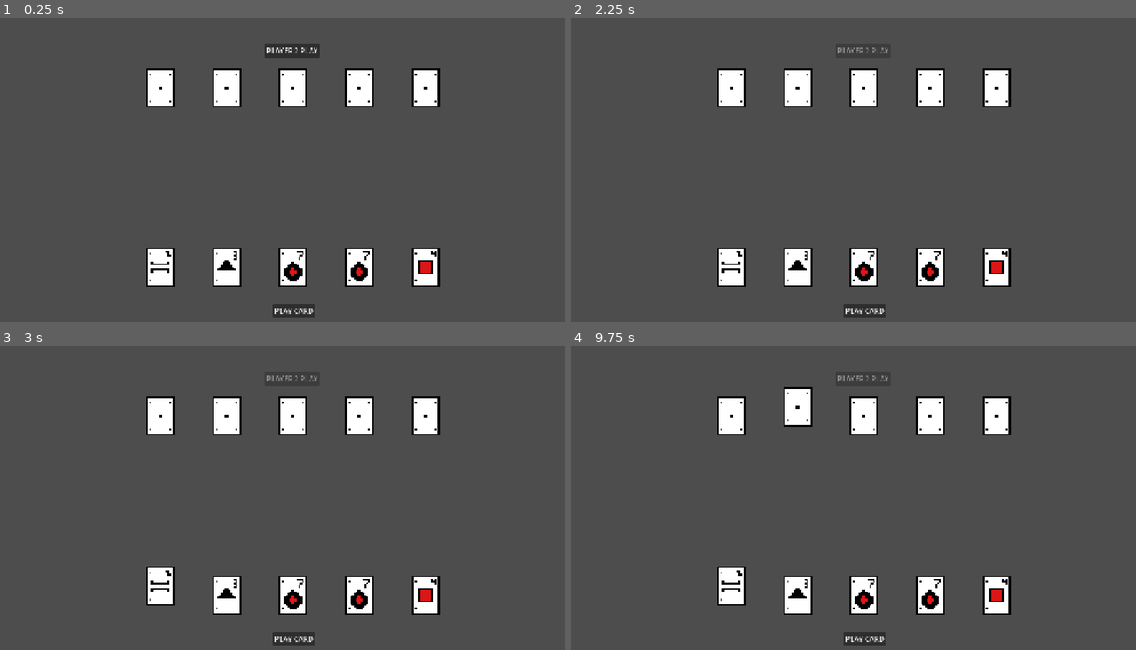
Above: before the commit, frames 1-4 (two rows, left to right).
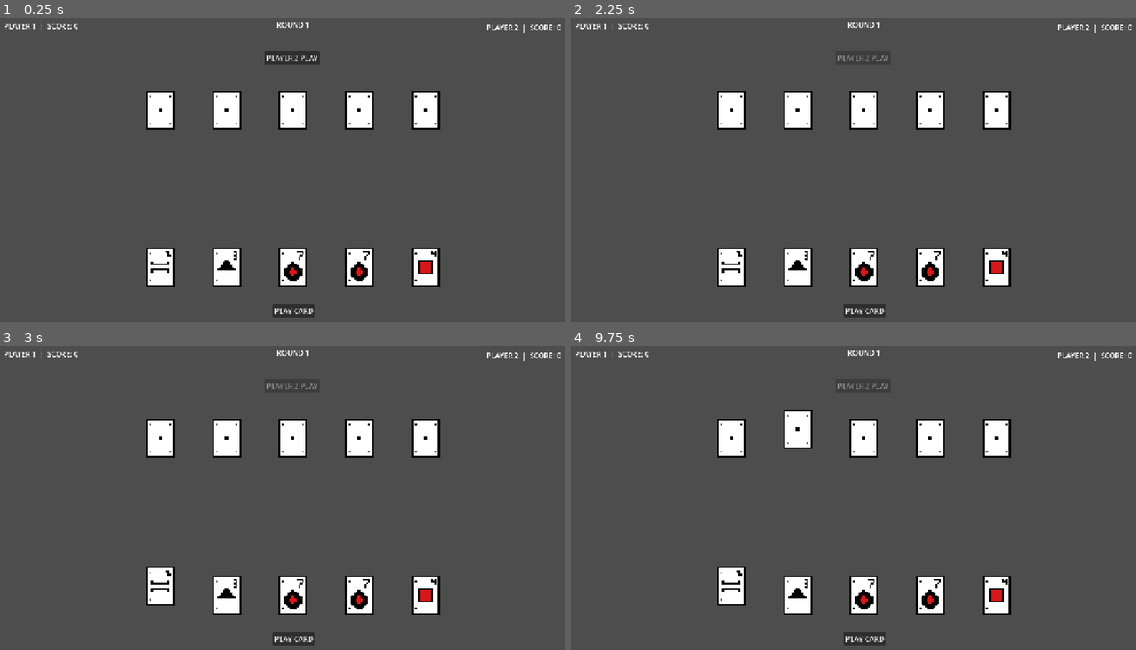
Above: after the commit, the same moments.

Repository: me-intenzo/outplay
Game: Godot game, scene res://scenes/main.tscn
The game is run twice, just before and just after one commit, with the same random seed, the same clock (stepped at 60 frames per second) and the same inputs.
Inputs (mouse positions are in pixels of both pictures, inside the frame that each line leads up to):
- Up to frame 1 (0.25 s): no input
- Up to frame 2 (2.25 s): click "PLAY CARD" at 0.5 s; click "PLAY CARD" at 1.25 s; click "PLAYER 2 PLAY" at 2 s
- Up to frame 3 (3 s): click (158, 595) at 2.77 s
- Up to frame 4 (9.75 s): click (797, 595) at 3.52 s; click (797, 586) at 4.27 s; click (864, 595) at 5.02 s; click (864, 586) at 5.77 s; click (932, 595) at 6.52 s; click (932, 586) at 7.27 s; click (994, 595) at 8.02 s; click (994, 586) at 8.77 s; click (797, 415) at 9.52 s

The runs differ from the first frame. In frame 1, 4.8% of the frame differs, in the area x 0-100%, y 1-37%; in frame 2, 4.4%; in frame 3, 4.4%; in frame 4, 4.4%.

Commit message:
feat: Round Engine added

Diff:
--- a/project.godot
+++ b/project.godot
@@ -24,6 +24,10 @@
 window/stretch/mode="canvas_items"
 window/stretch/aspect="expand"
 
+[editor_plugins]
+
+enabled=PackedStringArray("res://addons/GDQuest_GDScript_formatter/plugin.cfg")
+
 [physics]
 
 3d/physics_engine="Jolt Physics"
--- a/scenes/game.tscn
+++ b/scenes/game.tscn
@@ -31,18 +31,42 @@
 
 [node name="OpponentHand" type="HBoxContainer" parent="." unique_id=1819817692]
 layout_mode = 0
-offset_top = -400.0
+offset_top = -350.0
 offset_right = 40.0
-offset_bottom = -360.0
+offset_bottom = -310.0
 theme_override_constants/separation = 20
 
 [node name="Player2PlayButton" type="Button" parent="." unique_id=2005226320]
 layout_mode = 0
 offset_left = 297.0
-offset_top = -434.0
+offset_top = -418.0
 offset_right = 419.0
-offset_bottom = -403.0
+offset_bottom = -387.0
 text = "PLAYER 2 PLAY"
+
+[node name="Player1Score" type="Label" parent="." unique_id=1183542892]
+layout_mode = 0
+offset_left = -285.0
+offset_top = -486.0
+offset_right = -120.0
+offset_bottom = -463.0
+text = "PLAYER 1  |  SCORE: 0"
+
+[node name="Player2Score" type="Label" parent="." unique_id=739297374]
+layout_mode = 0
+offset_left = 792.0
+offset_top = -482.0
+offset_right = 957.0
+offset_bottom = -459.0
+text = "PLAYER 2  |  SCORE: 0"
+
+[node name="RoundLabel" type="Label" parent="." unique_id=797195703]
+layout_mode = 0
+offset_left = 324.0
+offset_top = -488.0
+offset_right = 397.0
+offset_bottom = -465.0
+text = "ROUND 1"
 
 [connection signal="pressed" from="PlayButton" to="." method="_on_play_button_pressed"]
 [connection signal="pressed" from="Player2PlayButton" to="." method="_on_player_2_play_button_pressed"]
--- a/scripts/system/game_manager.gd
+++ b/scripts/system/game_manager.gd
@@ -4,6 +4,7 @@
 const CARD_SCENE := preload("res://scenes/card.tscn")
 
 const POINTS_TO_WIN := 3
+const NORMAL_ROUNDS := 5
 
 var round_number := 1
 
@@ -12,6 +13,8 @@
 var player_1 := PlayerState.new()
 var player_2 := PlayerState.new()
 
+var tie_break_active := false
+var tie_break_round := 0
 var deck := Deck.new()
 var player_card_views: Array[CardView] = []
 
@@ -24,6 +27,9 @@
 @onready var opponent_hand: HBoxContainer = $OpponentHand
 @onready var player_2_play_button: Button = $Player2PlayButton
 
+@onready var player_1_score_label: Label = $Player1Score
+@onready var player_2_score_label: Label = $Player2Score
+@onready var round_label: Label = $RoundLabel
 
 func _ready() -> void:
 	print("OUTPLAY starting...")
@@ -39,8 +45,10 @@
 
 	player_2_play_button.pressed.connect(_on_player_2_play_button_pressed)
 	play_button.pressed.connect(_on_play_button_pressed)
+
 	display_player_hand()
 	display_opponent_hand()
+	update_ui()
 
 
 func deal_starting_hands() -> void:
@@ -131,48 +139,111 @@
 	print("Player 2: ", player_2_played.value)
 
 	if card_beats(player_1_played.value, player_2_played.value):
-		print("PLAYER 1 WINS!")
+		print("PLAYER 1 WINS ROUND!")
 		player_1.score += 1
-
-		print("Player 1 score: ", player_1.score)
-		print("Player 2 score: ", player_2.score)
+		print("SCORE: ", player_1.score, " : ", player_2.score)
 
 		finish_round()
 
 	elif card_beats(player_2_played.value, player_1_played.value):
-		print("PLAYER 2 WINS!")
+		print("PLAYER 2 WINS ROUND!")
 		player_2.score += 1
-
-		print("Player 1 score: ", player_1.score)
-		print("Player 2 score: ", player_2.score)
+		print("SCORE: ", player_1.score, " : ", player_2.score)
 
 		finish_round()
 
 	else:
 		print("TIE!")
-
-		# Tie-break system comes later.
-		print("Tie-break system not implemented yet.")
-
-
+		print("NO POINT")
+
+		finish_round()
 func finish_round() -> void:
+	# Someone reached 3 points.
 	if player_1.score >= POINTS_TO_WIN:
-		print("PLAYER 1 WINS THE MATCH!")
+		end_game("PLAYER 1 WINS!")
 		return
 
 	if player_2.score >= POINTS_TO_WIN:
-		print("PLAYER 2 WINS THE MATCH!")
+		end_game("PLAYER 2 WINS!")
 		return
 
 	remove_played_cards()
 
+	# Five normal cards/rounds have now been completed.
+	if round_number >= NORMAL_ROUNDS:
+		finish_five_rounds()
+		return
+
 	round_number += 1
 
 	print("----- ROUND ", round_number, " -----")
 
 	reset_round_state()
-
 	display_player_hand()
+	update_ui()
+
+func finish_five_rounds() -> void:
+	print("----- FIVE ROUNDS COMPLETE -----")
+
+	print("FINAL SCORE: ", player_1.score, " : ", player_2.score)
+
+	if player_1.score > player_2.score:
+		end_game("PLAYER 1 WINS!")
+
+	elif player_2.score > player_1.score:
+		end_game("PLAYER 2 WINS!")
+
+	else:
+		print("SCORE TIED!")
+
+		start_tie_break()
+
+func start_tie_break() -> void:
+	tie_break_active = true
+	tie_break_round = 0
+
+	print("===== TIE-BREAK =====")
+
+	play_tie_break()
+
+func play_tie_break() -> void:
+	tie_break_round += 1
+
+	print("----- TIE-BREAK ", tie_break_round, " -----")
+
+	if deck.cards.size() < 2:
+		end_game("DRAW GAME")
+		return
+
+	var player_1_tie_card := deck.draw()
+	var player_2_tie_card := deck.draw()
+
+	print("P1 TIE-BREAK CARD: ", player_1_tie_card.value)
+	print("P2 TIE-BREAK CARD: ", player_2_tie_card.value)
+
+	if card_beats(player_1_tie_card.value, player_2_tie_card.value):
+		print("PLAYER 1 WINS TIE-BREAK!")
+		end_game("PLAYER 1 WINS!")
+
+	elif card_beats(player_2_tie_card.value, player_1_tie_card.value):
+		print("PLAYER 2 WINS TIE-BREAK!")
+		end_game("PLAYER 2 WINS!")
+
+	else:
+		print("TIE AGAIN!")
+
+		play_tie_break()
+
+func end_game(result: String) -> void:
+	print("========================")
+	print("       GAME OVER")
+	print(result)
+	print("========================")
+
+	play_button.disabled = true
+	player_2_play_button.disabled = true
+
+	tie_break_active = false
 
 func card_beats(attacker: int, defender: int) -> bool:
 	# Assassin beats King.
@@ -202,3 +273,8 @@
 
 	play_button.disabled = false
 	player_2_play_button.disabled = false
+
+func update_ui() -> void:
+	player_1_score_label.text = "PLAYER 1  |  SCORE: %d" % player_1.score
+	player_2_score_label.text = "PLAYER 2  |  SCORE: %d" % player_2.score
+	round_label.text = "ROUND %d" % round_number
Not shown, changed: .gitignore
